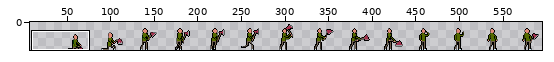
File history of a sprite sheet, Enemies/Thug/Thug.png. Above, an overview of the earlier version with the close-up marked.
Close-up. Before the commit:
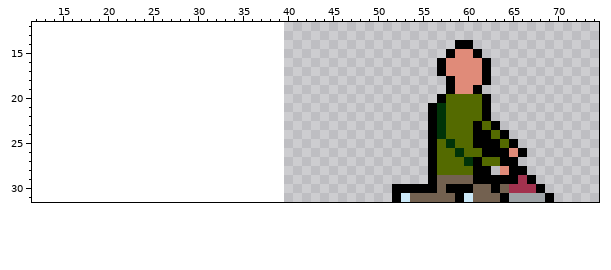
The file is 560x32 pixels. Shown: x 12..74, y 12..31. The old version is drawn lined up with the new one, on the new canvas. The wide view leaves out empty margins. The commit also changed other parts of the picture, which this record leaves out.
The same view after the edit:
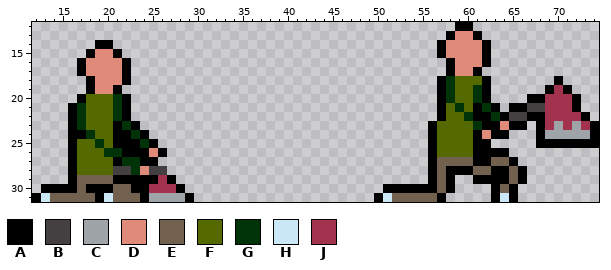
Palette (. is transparent): A #000000  B #443f41  C #9ea4a7  D #e08b79  E #736150  F #546a00  G #003308  H #cbe8f7  J #a2324e
From old to new:
canvas 560x32 -> 600x32, the old top-left corner now at 40,0
@@ x 12..74 @@
-12 ...............................................................
-13 ...............................................................
-14 ...............................................AA..............
-15 ..............................................ADDA.............
-16 .............................................ADDDDA............
-17 .............................................ADDDDA............
-18 ..............................................ADDDA............
-19 ..............................................ADDA.............
-20 .............................................AFFFFA............
-21 ............................................AGFFFFA............
-22 ............................................AGFFFFA............
-23 ............................................AGFFFAFA...........
-24 ............................................AGFFFAAFA..........
-25 ............................................AFGFFAAAFA.........
-26 ............................................AFFGFFAAADA........
-27 ............................................AFFFGAFFAA.........
-28 ............................................AFFFFAA.DAA........
-29 ............................................AEEEEAAAAAJA.......
-30 ........................................AAAAAEAAAEEAEJJJA......
-31 ........................................AHEEEEEAHEEEACCCCA.....
+12 ...............................................AA..............
+13 ..............................................ADDA.............
+14 .......AA....................................ADDDDA............
+15 ......ADDA...................................ADDDDA............
+16 .....ADDDDA...................................ADDDA............
+17 .....ADDDDA...................................ADDA.............
+18 ......ADDDA..................................AGFFFA.......A....
+19 ......ADDA...................................AGFFGA......AJA...
+20 .....AFFFGA..................................AGFFGA....AAJJJA..
+21 ....AGFFFGA..................................AFGFAGA.AABBJJJA..
+22 ....AGFFFGA..................................AFFGAAGABBAAJJJJA.
+23 ....AGFFFAGA................................AFFFFGAADAA.AJCJCJA
+24 ....AAGFFAAGA...............................AFFFFADAA...ACCCCCA
+25 ....AFFGFAAAGA..............................AFFFFAA.....AAAAAAA
+26 ....AFFFGGAAADA.............................AFFFFAAAA..........
+27 ....AFFFFAGGAA..............................AEEEEAAEEA.........
+28 ....AFFFFBBGDBB.............................AEAAAEEAAEA........
+29 ....AEEEEAAAAAJA............................AEA..AAAAEA........
+30 .AAAAEAAAEEAAJJJA......................AAAAAAEA....AEA.........
+31 AHEEEEEAHEEEACCCCA....................AHEEEEEA.....AHA.........
Pixel boxes of the changes (left, top, right, bottom) in both close-ups:
changed: (428, 22, 599, 202)
added: (32, 40, 194, 202)
changed: (374, 184, 410, 202)
